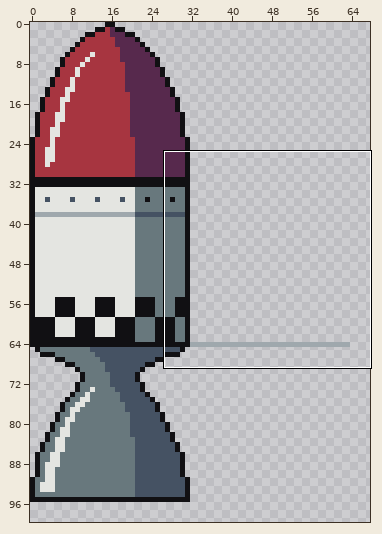
One commit to this pixel-art file: rocket/rocket-components/atlas/rocket-components.aseprite. Above, an overview of the earlier version with the close-up marked.
Close-up. Before:
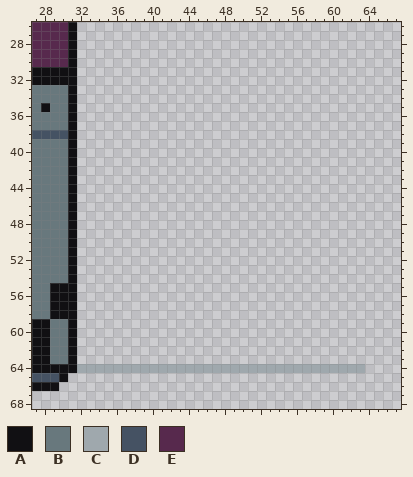
256x256 pixels, 1 frame. Shown: x 27..67, y 26..68. The wide view leaves out empty margins.
Visible layers, top first: "Nose cone/Shading", "Nose cone/Cone-base", "tank/shading", "tank/tank-base", "Engine/Layer 1".
Palette (. is transparent): A #111013  B #68787d  C #9fa8ad  D #455263  E #57294d
Pixels before, first column x 27:
26 EEEEA................................
27 EEEEA................................
28 EEEEA................................
29 EEEEA................................
30 EEEEA................................
31 AAAAA................................
32 AAAAA................................
33 BBBBA................................
34 BBBBA................................
35 BABBA................................
36 BBBBA................................
37 BBBBA................................
38 DDDDA................................
39 BBBBA................................
40 BBBBA................................
41 BBBBA................................
42 BBBBA................................
43 BBBBA................................
44 BBBBA................................
45 BBBBA................................
46 BBBBA................................
47 BBBBA................................
48 BBBBA................................
49 BBBBA................................
50 BBBBA................................
51 BBBBA................................
52 BBBBA................................
53 BBBBA................................
54 BBBBA................................
55 BBAAA................................
56 BBAAA................................
57 BBAAA................................
58 BBAAA................................
59 AABBA................................
60 AABBA................................
61 AABBA................................
62 AABBA................................
63 AABBA................................
64 AAAAACCCCCCCCCCCCCCCCCCCCCCCCCCCCCCCC
65 DDDA.................................
66 AAA..................................
After:
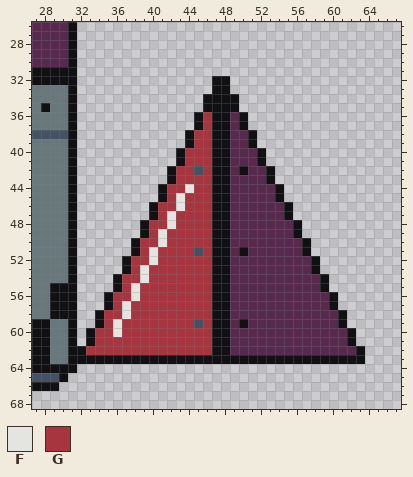
Colours new in this view: F #e4e5e1  G #a73540
The edit:
{"where": "layer \"Engine/Layer 1\""}
{"y":32,"x":47,"old":"..","new":"AA"}
{"y":33,"x":47,"old":"..","new":"AA"}
{"y":34,"x":46,"old":"....","new":"AAAA"}
{"y":35,"x":46,"old":"....","new":"AAAA"}
{"y":36,"x":45,"old":"......","new":"AGAAEA"}
{"y":37,"x":45,"old":"......","new":"AGAAEA"}
{"y":38,"x":44,"old":"........","new":"AGGAAEEA"}
{"y":39,"x":44,"old":"........","new":"AGGAAEEA"}
{"y":40,"x":43,"old":"..........","new":"AGGGAAEEEA"}
{"y":41,"x":43,"old":"..........","new":"AGGGAAEEEA"}
{"y":42,"x":42,"old":"............","new":"AGGDGAAEAEEA"}
{"y":43,"x":42,"old":"............","new":"AGGGGAAEEEEA"}
{"y":44,"x":41,"old":"..............","new":"AGGFGGAAEEEEEA"}
{"y":45,"x":41,"old":"..............","new":"AGFGGGAAEEEEEA"}
{"y":46,"x":40,"old":"................","new":"AGGFGGGAAEEEEEEA"}
{"y":47,"x":40,"old":"................","new":"AGFGGGGAAEEEEEEA"}
{"y":48,"x":39,"old":"..................","new":"AGGFGGGGAAEEEEEEEA"}
{"y":49,"x":39,"old":"..................","new":"AGFGGGGGAAEEEEEEEA"}
{"y":50,"x":38,"old":"....................","new":"AGGFGGGGGAAEEEEEEEEA"}
{"y":51,"x":38,"old":"....................","new":"AGFGGGGDGAAEAEEEEEEA"}
{"y":52,"x":37,"old":"......................","new":"AGGFGGGGGGAAEEEEEEEEEA"}
{"y":53,"x":37,"old":"......................","new":"AGFGGGGGGGAAEEEEEEEEEA"}
{"y":54,"x":36,"old":"........................","new":"AGGFGGGGGGGAAEEEEEEEEEEA"}
{"y":55,"x":36,"old":"........................","new":"AGFGGGGGGGGAAEEEEEEEEEEA"}
{"y":56,"x":35,"old":"..........................","new":"AGGFGGGGGGGGAAEEEEEEEEEEEA"}
{"y":57,"x":35,"old":"..........................","new":"AGFGGGGGGGGGAAEEEEEEEEEEEA"}
{"y":58,"x":34,"old":"............................","new":"AGGFGGGGGGGGGAAEEEEEEEEEEEEA"}
{"y":59,"x":34,"old":"............................","new":"AGFGGGGGGGGDGAAEAEEEEEEEEEEA"}
{"y":60,"x":33,"old":"..............................","new":"AGGFGGGGGGGGGGAAEEEEEEEEEEEEEA"}
{"y":61,"x":33,"old":"..............................","new":"AGGGGGGGGGGGGGAAEEEEEEEEEEEEEA"}
{"y":62,"x":32,"old":"................................","new":"AGGGGGGGGGGGGGGAAEEEEEEEEEEEEEEA"}
{"y":63,"x":32,"old":"................................","new":"AAAAAAAAAAAAAAAAAAAAAAAAAAAAAAAA"}
{"y":64,"x":32,"old":"CCCCCCCCCCCCCCCCCCCCCCCCCCCCCCCC","new":"................................"}
{"label":"changed","picture_box":[77,76,365,373]}
